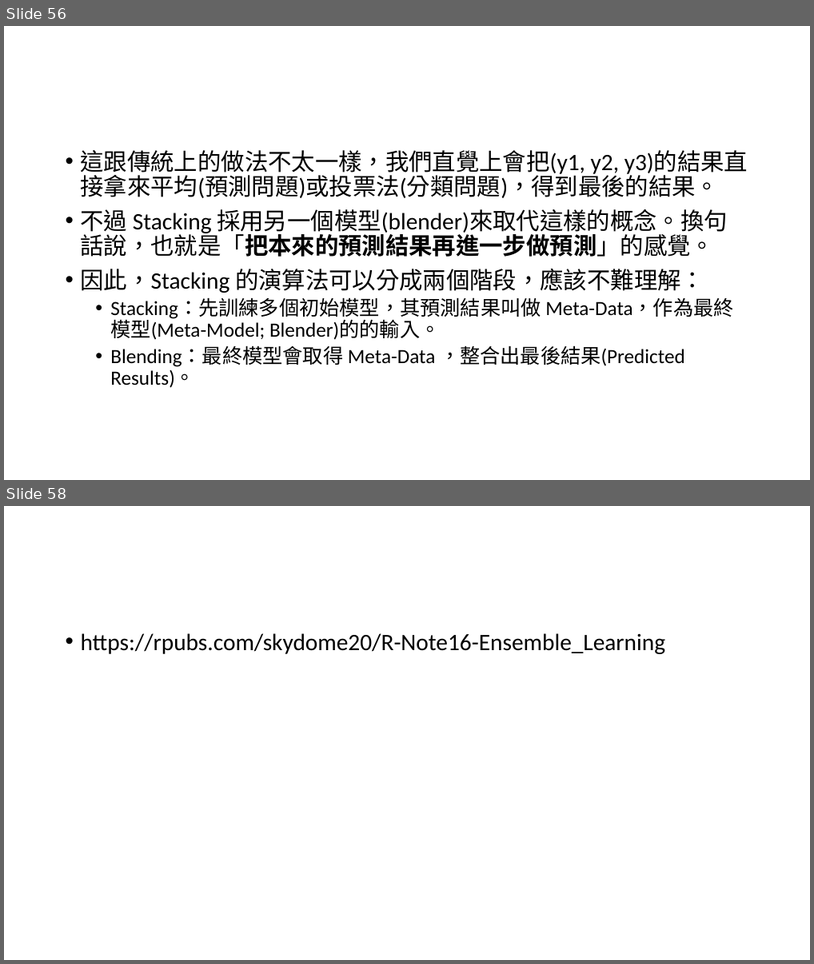
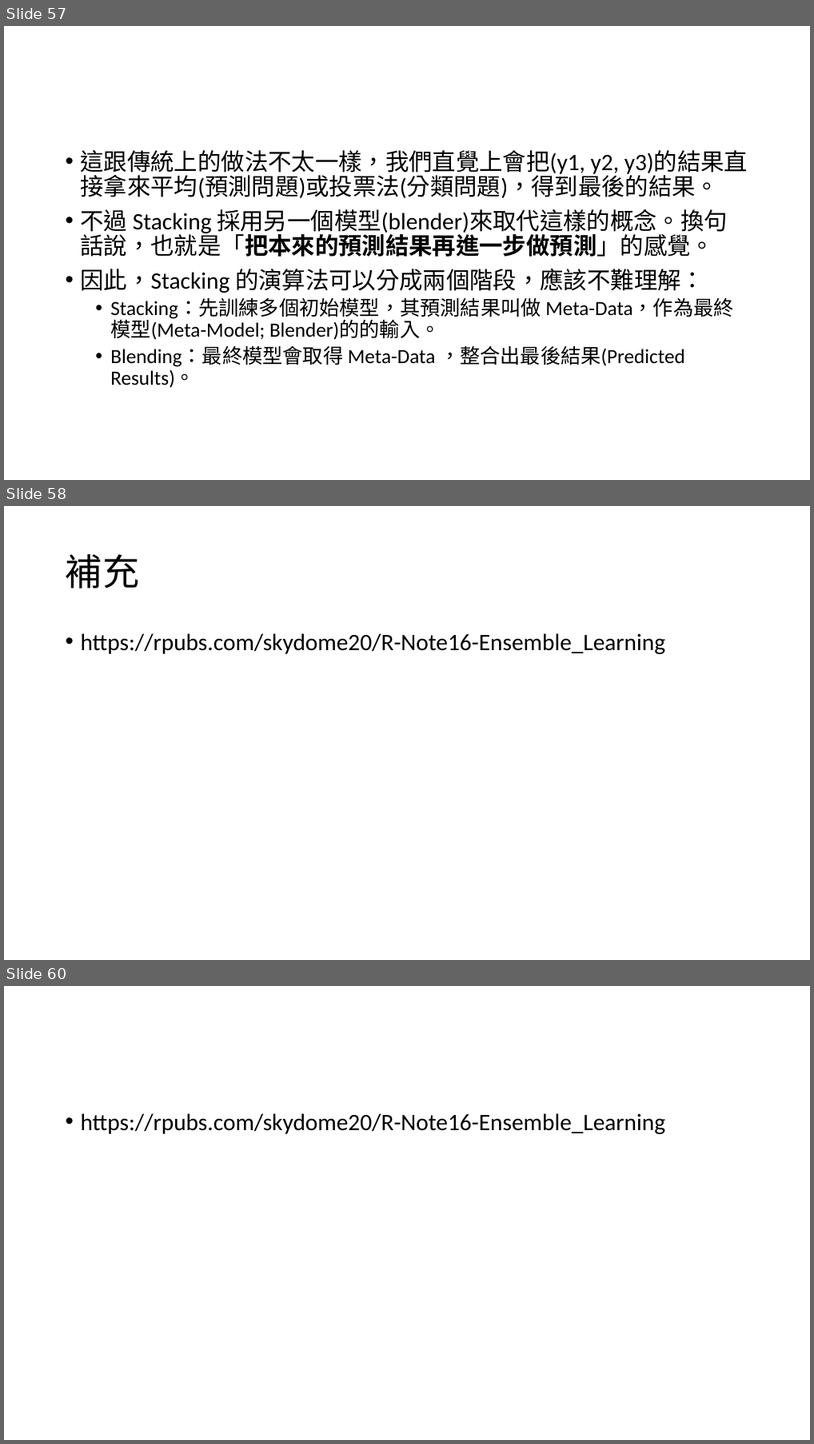
Before and after one commit to lokcyi/AI, a slide deck: ClassMaterial/20210308/XGBoost介紹.ppt. Shown one above the other, each under a label of ours: slides 56 and 58 before the commit, slides 57, 58 and 60 after it; the slides between them are not shown. The pictures are 814x964 and 814x1444 pixels, drawn with LibreOffice and Linux fonts; fonts in the diff are those of the drawing. Boxes give left, top, right and bottom in pixels: in the first picture for what was removed or moved away, otherwise in the second. Text is boxed around its words. In the diff, an @@ line names an element or a change of style, - is before the commit and + after.

```diff
--- a/ClassMaterial/20210308/XGBoost介紹.ppt
+++ b/ClassMaterial/20210308/XGBoost介紹.ppt
@@ slide 58 added at box(4, 506, 810, 960), background #FFFFFF @@
@@ title added at box(66, 554, 139, 588), 44 pt, text #000000 @@
+補充
@@ text added at box(81, 633, 666, 654), 28 pt, text #000000 @@
+• https://rpubs.com/skydome20/R-Note16-Ensemble_Learning
@@ what was slide 56 is now slide 57 @@
@@ what was slide 58 is now slide 60 @@
```
Also in this commit, not shown: 11 slides changed, 1 other slide added, 4 other files.
